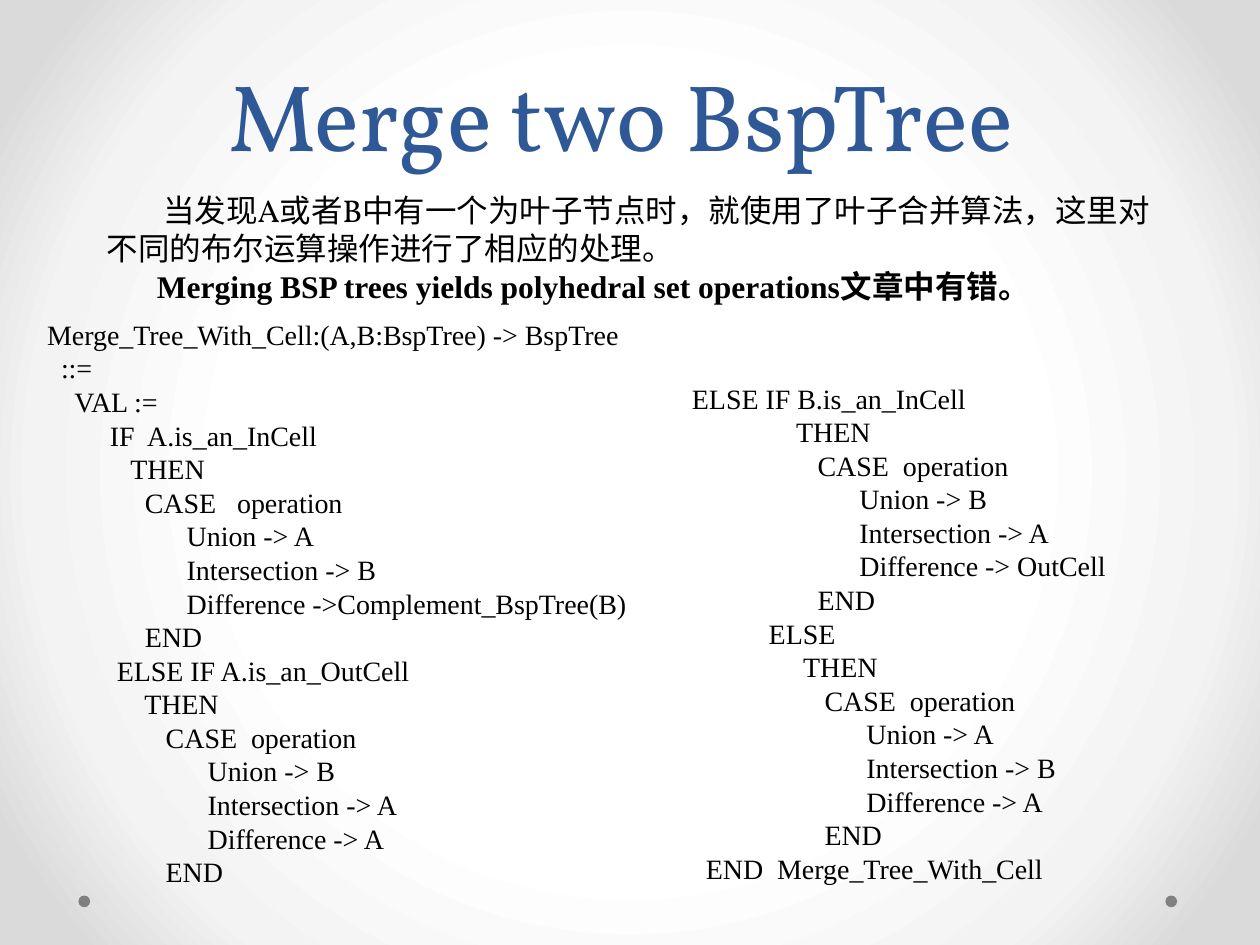
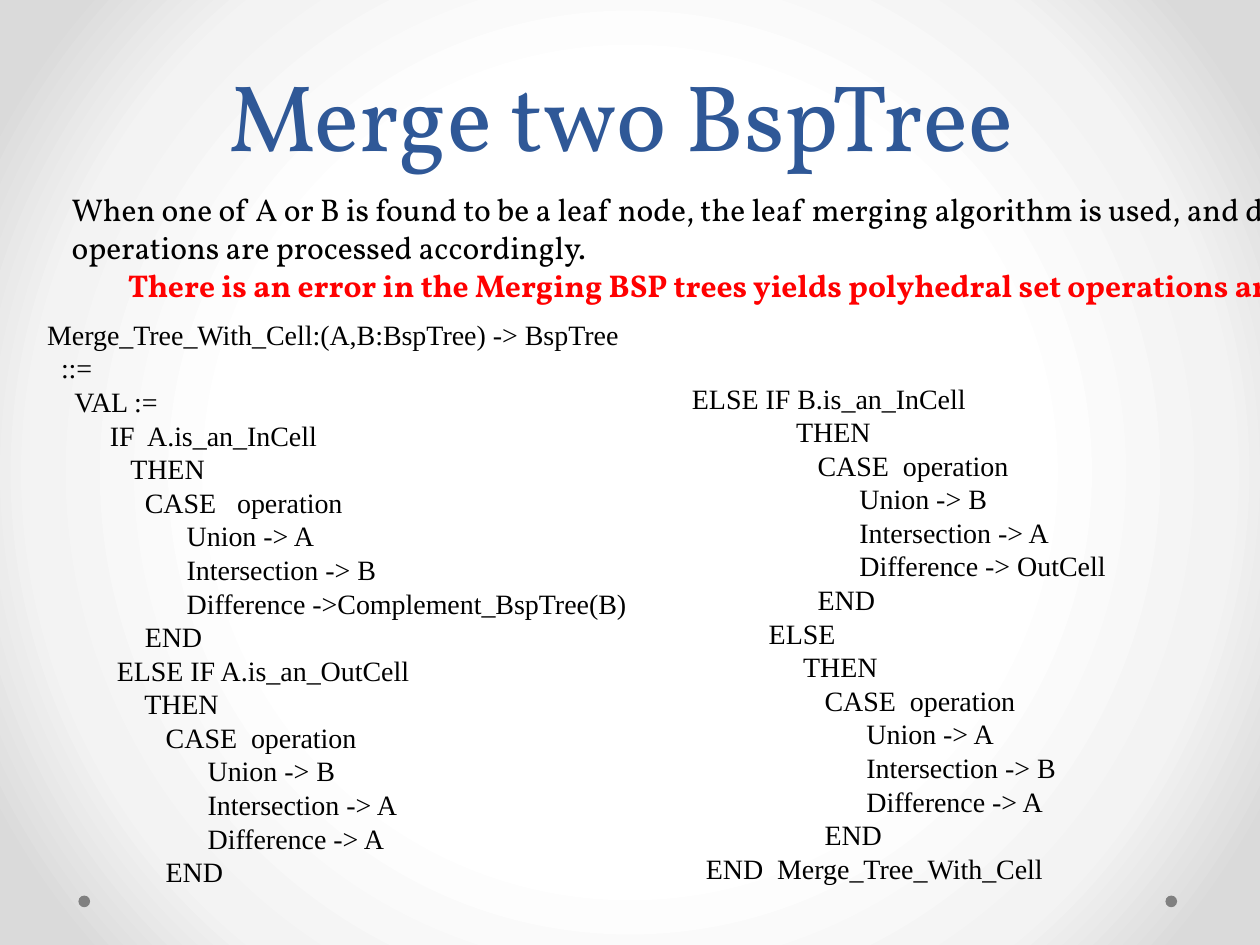
Before and after one commit to goldragoon/BspTreeBooleanOperation, a slide deck: slide 5 of report.pptx. Drawn at 1260x945 pixels with LibreOffice and Linux fonts; fonts in the diff are those of the drawing. Boxes give left, top, right and bottom in pixels: in the first picture for what was removed or moved away, otherwise in the second. Text is boxed around its words. In the diff, an @@ line names an element or a change of style, - is before the commit and + after.

```diff
--- a/report.pptx
+++ b/report.pptx
@@ text at (x1=72, y1=198, x2=1239, y2=305): text changed @@
-当发现A或者B中有一个为叶子节点时，就使用了叶子合并算法，这里对不同的布尔运算操作进行了相应的处理。
-Merging BSP trees yields polyhedral set operations文章中有错。
+When one of A or B is found to be a leaf node, the leaf merging algorithm is used, and different Boolean operations are processed accordingly.
+There is an error in the Merging BSP trees yields polyhedral set operations article.
```
Also in this commit, not shown: 7 other slides changed, 9 other files.
